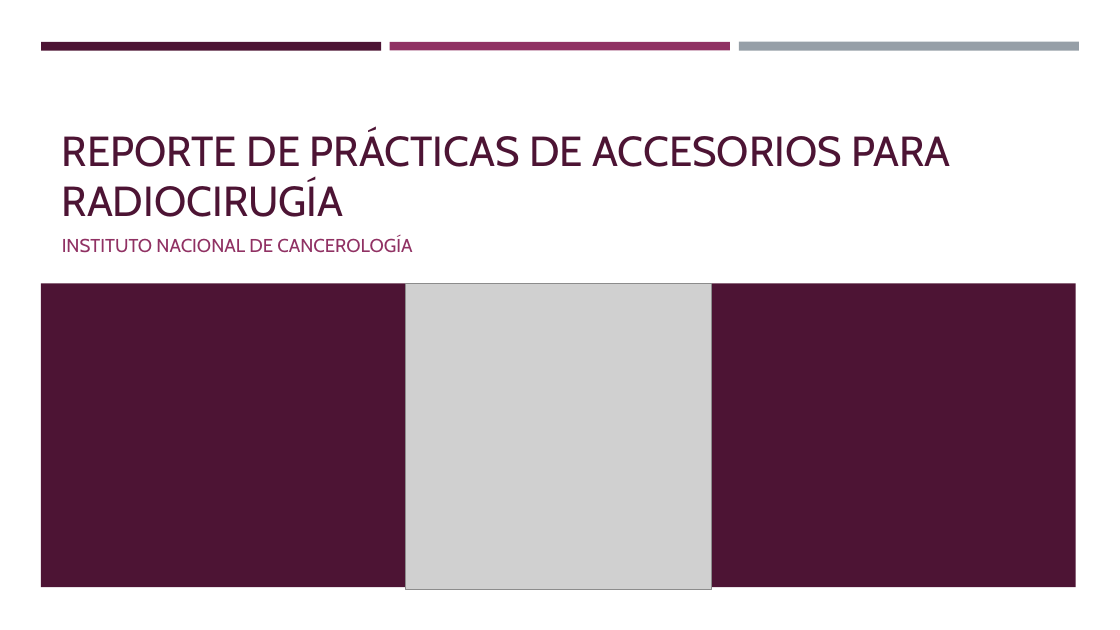
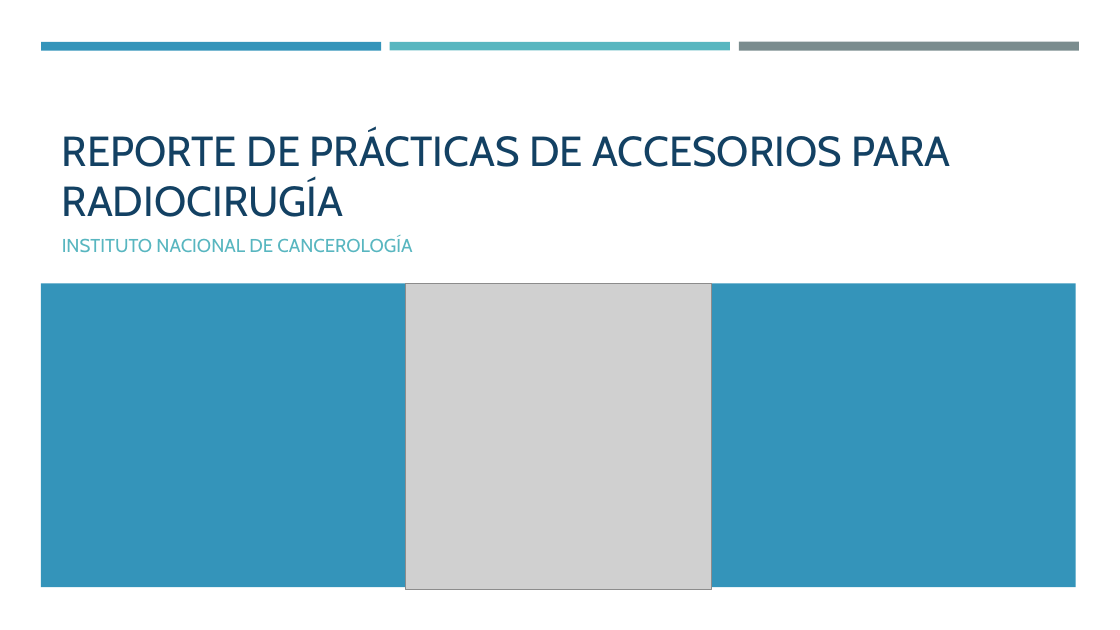
Before and after one commit to ChristopherLR12/Radioterapia_SS, a slide deck: slide 1 of Accesorios/REPORTE DE PRÁCTICAS DE ACCESORIOS PARA RADIOCIRUGÍA.pptx. Drawn at 1120x630 pixels with LibreOffice and Linux fonts; fonts in the diff are those of the drawing; grey boxes stand for pictures. Boxes give left, top, right and bottom in pixels: in the first picture for what was removed or moved away, otherwise in the second. Text is boxed around its words. In the diff, an @@ line names an element or a change of style, - is before the commit and + after.

```diff
--- a/Accesorios/REPORTE DE PRÁCTICAS DE ACCESORIOS PARA RADIOCIRUGÍA.pptx
+++ b/Accesorios/REPORTE DE PRÁCTICAS DE ACCESORIOS PARA RADIOCIRUGÍA.pptx
@@ rectangle at (41, 42, 381, 50): fill #4D1434 to #3494BA @@
@@ rectangle at (390, 42, 730, 50): fill #903163 to #58B6C0 @@
@@ rectangle at (739, 42, 1079, 51): fill #969FA7 to #7A8C8E @@
@@ title "REPORTE DE PRÁCTICAS DE ACCESORIOS ..." at (62, 131, 950, 217): text colour #4D1434 to #134163 @@
@@ subtitle "INSTITUTO NACIONAL DE CANCEROLOGÍA" at (62, 236, 412, 252): text colour #903163 to #58B6C0 @@
@@ rectangle at (41, 283, 1076, 586): fill #4D1434 to #3494BA @@
```
Also in this commit, not shown: 5 slides added, 1 slide removed, 3 other files.
